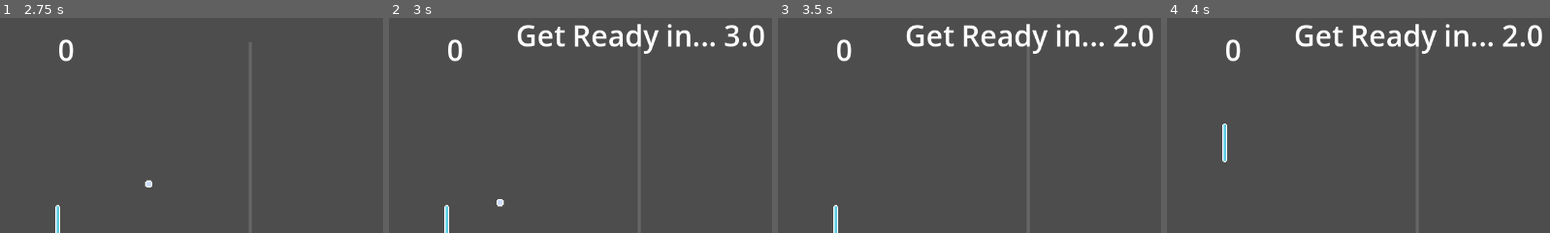
Above: before the commit, frames 1-4 (left to right).
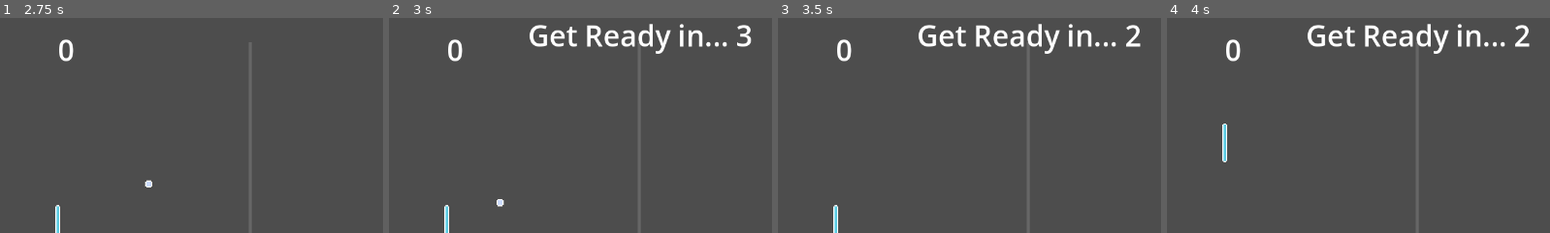
Above: after the commit, the same moments.

Repository: jordonbigelow/Pixel-Art-Pong
Game: Godot game, scene res://scenes/start_screen.tscn
Same seed, same stepped clock (60 frames per second), same inputs: the game is played once before the commit and once after it.
Inputs (mouse positions are % of the whole screen's width and height, from its top left):
- Up to frame 1 (2.75 s): click "Play Pong" at 0.5 s; click "Back to Start Screen" at 1.25 s; click "Play Pong" at 2 s
- Up to frame 2 (3 s): click "Reset Ball" at 2.75 s
- Up to frame 3 (3.5 s): no input
- Up to frame 4 (4 s): move the mouse to (72, 45) at 3.52 s; hold W (p1_move_up) from 3.53 s (still down); tap K (p2_move_down) at 3.6 s; click (72, 45) at 3.67 s
The pictures show only the part of the screen within x 17-67%, y 0-50%; the shares and areas given below are measured in that part.

Frame 1 is identical in both runs. In frame 2, 3.6% of the frame differs, in the area x 33-98%, y 2-17%; in frame 3, 3.6%; in frame 4, 3.6%.

Commit message:
fixed a ui bug for the countdown timer. It was printing a float (i.e. 3.0, 2.0, 1.0) and I wanted an int(i.e. 3, 2, 1)

Diff:
--- a/scripts/reset_timer.gd
+++ b/scripts/reset_timer.gd
@@ -20,4 +20,4 @@
 
 
 func _process(_delta: float) -> void:
-	$Label.text = "Get Ready in... " + str(round($".".time_left))
+	$Label.text = "Get Ready in... " + str(roundi($".".time_left))
